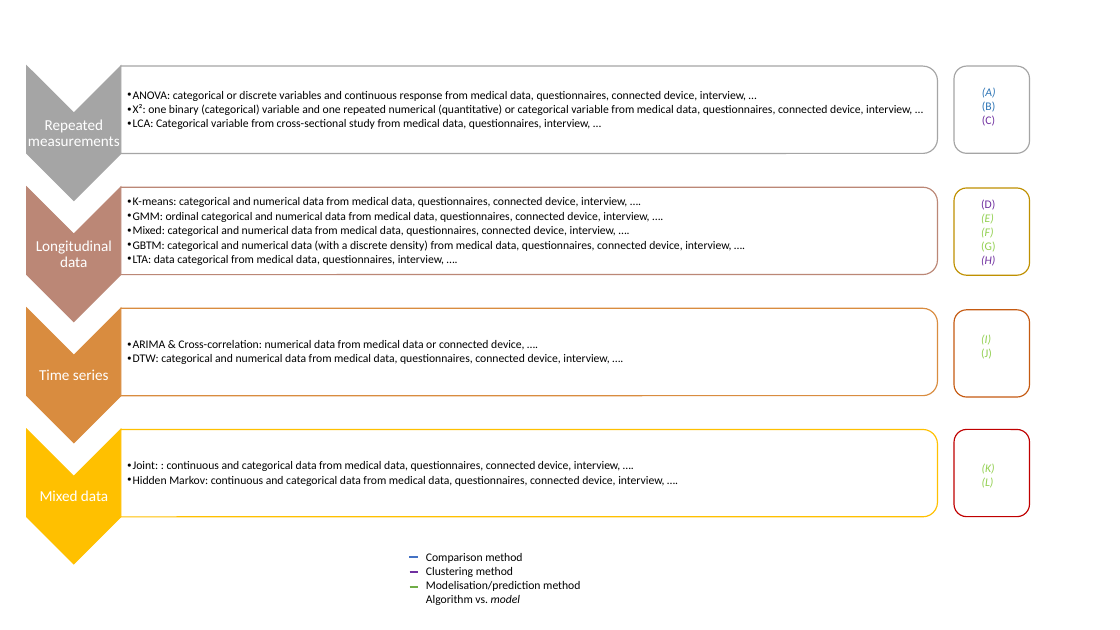
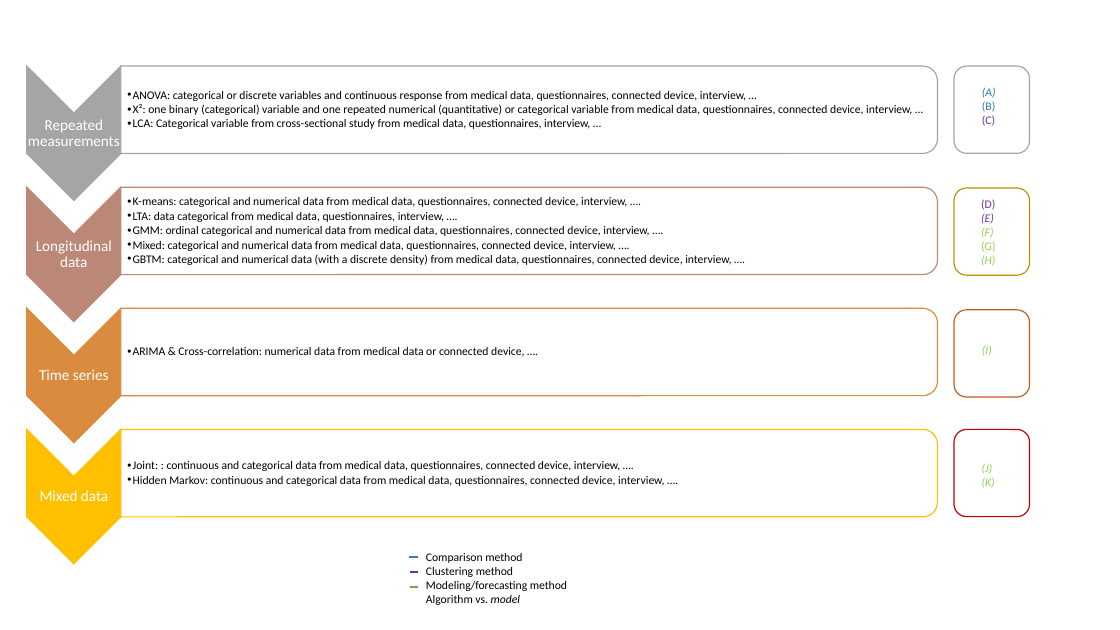
Before and after one commit to HP2-data/methodo_longitudinal_data, a slide deck: slide 2 of Results/schema_060125.pptx. Drawn at 1120x630 pixels with LibreOffice and Linux fonts; fonts in the diff are those of the drawing. Boxes give left, top, right and bottom in pixels: in the first picture for what was removed or moved away, otherwise in the second. Text is boxed around its words. In the diff, an @@ line names an element or a change of style, - is before the commit and + after.

```diff
--- a/Results/schema_060125.pptx
+++ b/Results/schema_060125.pptx
@@ text at <box>133,212,444,222</box>: paragraph added @@
+  • LTA: data categorical from medical data, questionnaires, interview, ….
@@ text at <box>981,214,995,266</box>: text colour #92D050 to #7030A0 in "(E)"; text colour #7030A0 to #92D050 in "(H)" @@
@@ text at <box>133,255,444,265</box>: paragraph removed @@
-  • LTA: data categorical from medical data, questionnaires, interview, ….
@@ text at <box>133,354,609,364</box>: paragraph removed @@
-  • DTW: categorical and numerical data from medical data, questionnaires, connected device, interview, ….
@@ text "(I)": place and size @@
-text "(I)" at <box>981,334,992,359</box>
+text "(I)" at <box>982,346,992,356</box>
@@ text at <box>981,348,992,359</box>: paragraph removed @@
-(J)
@@ text at <box>982,463,993,474</box>: paragraph added @@
+(J)
@@ text at <box>982,477,994,488</box>: paragraph removed @@
-(L)
@@ text at <box>426,581,567,591</box>: text changed @@
-Modelisation/prediction method
+Modeling/forecasting method
```
Also in this commit, not shown: 1 other slide changed, 10 other files.
